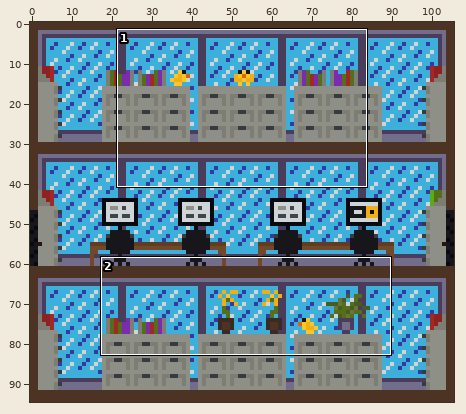
Edited in one commit: pixel-art file (Assets/Resources/Environment/levelFinalEnemyBoss1.aseprite). The picture above shows the old version from afar; the outline marks the close-up.
Close-up. The starting point:
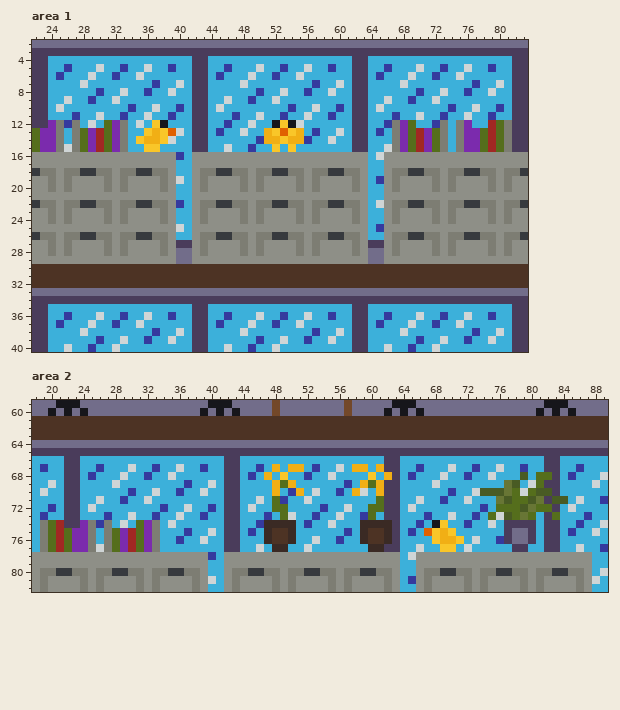
106x95 pixels, 1 frame. Shown: area 1: x 22..83, y 2..40; area 2: x 18..89, y 59..82.
After:
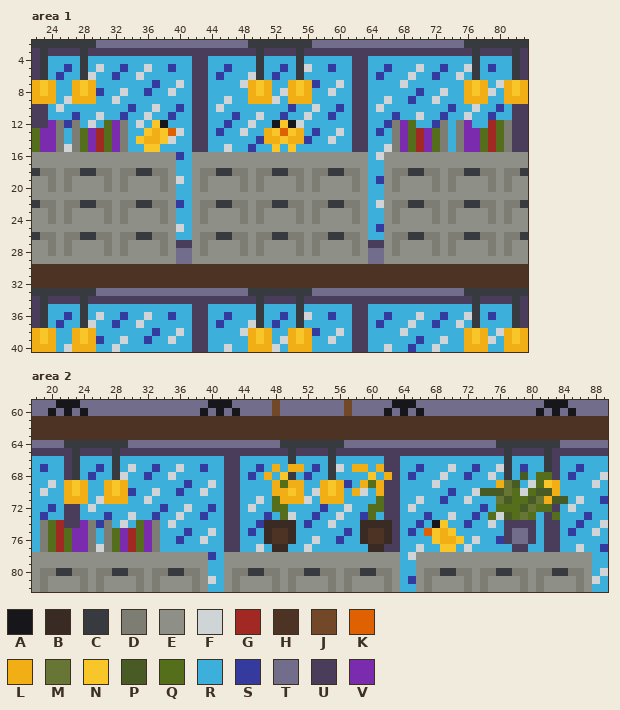
Palette (. is transparent): A #16161b  B #3a2a24  C #373a3e  D #7d7d73  E #8e8f87  F #cfd5d6  G #a12823  H #4d3324  J #734829  K #e06101  L #f1af15  M #687635  N #f9c629  P #495b24  Q #556e1c  R #3cb0da  S #353a9e  T #726d8a  U #4a3c5b  V #7b2bad
Edits made:
Changed rows in their new state; - is an unchanged pixel.
Area 1, layer "Lamps":
first column x 22:
 2 CCCCCCCC-------------------CCCCCCCC-------------------CCCCCCCC
 3 -C----C---------------------C----C---------------------C----C-
 4 -C----C---------------------C----C---------------------C----C-
 5 -C----C---------------------C----C---------------------C----C-
 6 -C----C---------------------C----C---------------------C----C-
 7 LNL--LNL-------------------LNL--LNL-------------------LNL--LNL
 8 LNL--LNL-------------------LNL--LNL-------------------LNL--LNL
 9 LLL--LLL-------------------LLL--LLL-------------------LLL--LLL
first column x 22:
33 CCCCCCCC-------------------CCCCCCCC-------------------CCCCCCCC
34 -C----C---------------------C----C---------------------C----C-
35 -C----C---------------------C----C---------------------C----C-
36 -C----C---------------------C----C---------------------C----C-
37 -C----C---------------------C----C---------------------C----C-
38 LNL--LNL-------------------LNL--LNL-------------------LNL--LNL
39 LNL--LNL-------------------LNL--LNL-------------------LNL--LNL
40 LLL--LLL-------------------LLL--LLL-------------------LLL--LLL
Area 2, layer "Lamps":
first column x 22:
64 CCCCCCCC-------------------CCCCCCCC-------------------CCCCCCCC
65 -C----C---------------------C----C---------------------C----C-
66 -C----C---------------------C----C---------------------C----C-
67 -C----C--------------------------C---------------------C----C-
68 -C----C---------------------C----C---------------------C------
69 LNL--LNL---------------------L--LNL-------------------L-----NL
70 LNL--LNL-------------------LN---LNL--------------------------L
71 LLL--LLL-------------------LLL--LLL-------------------------L-
